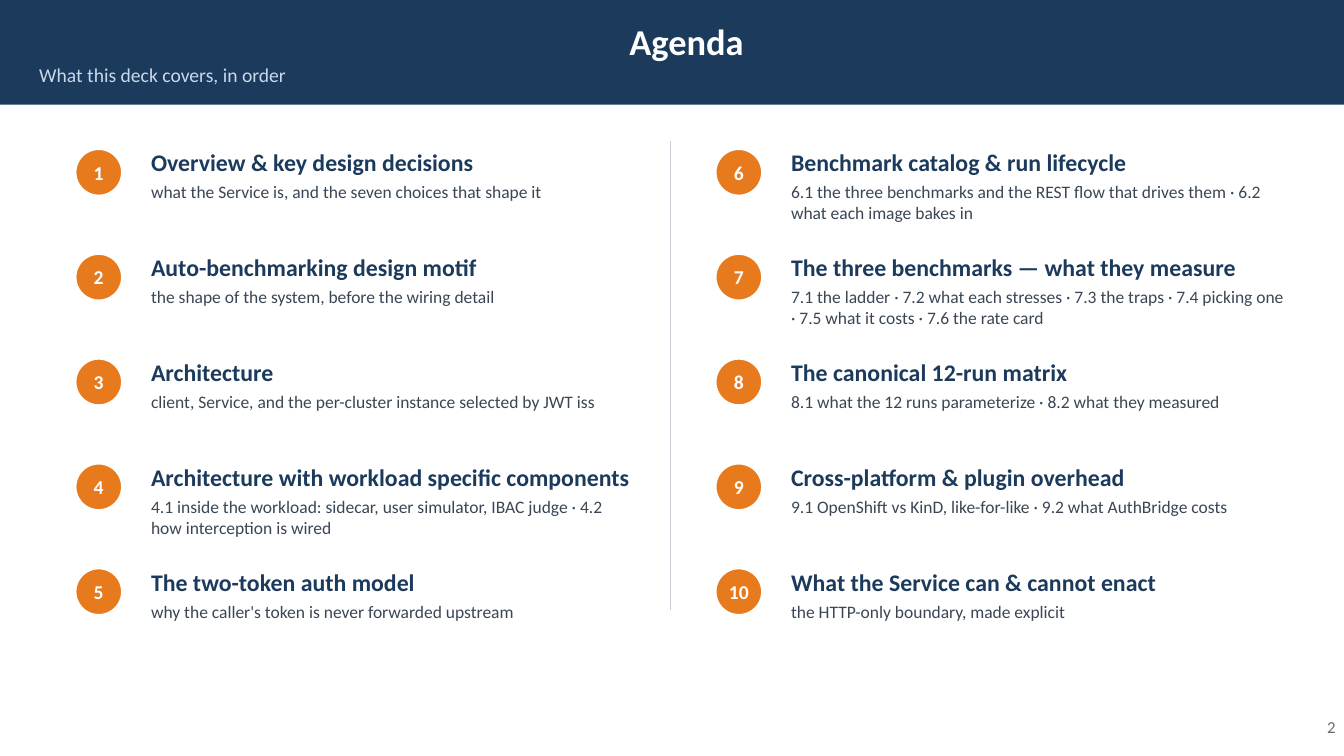
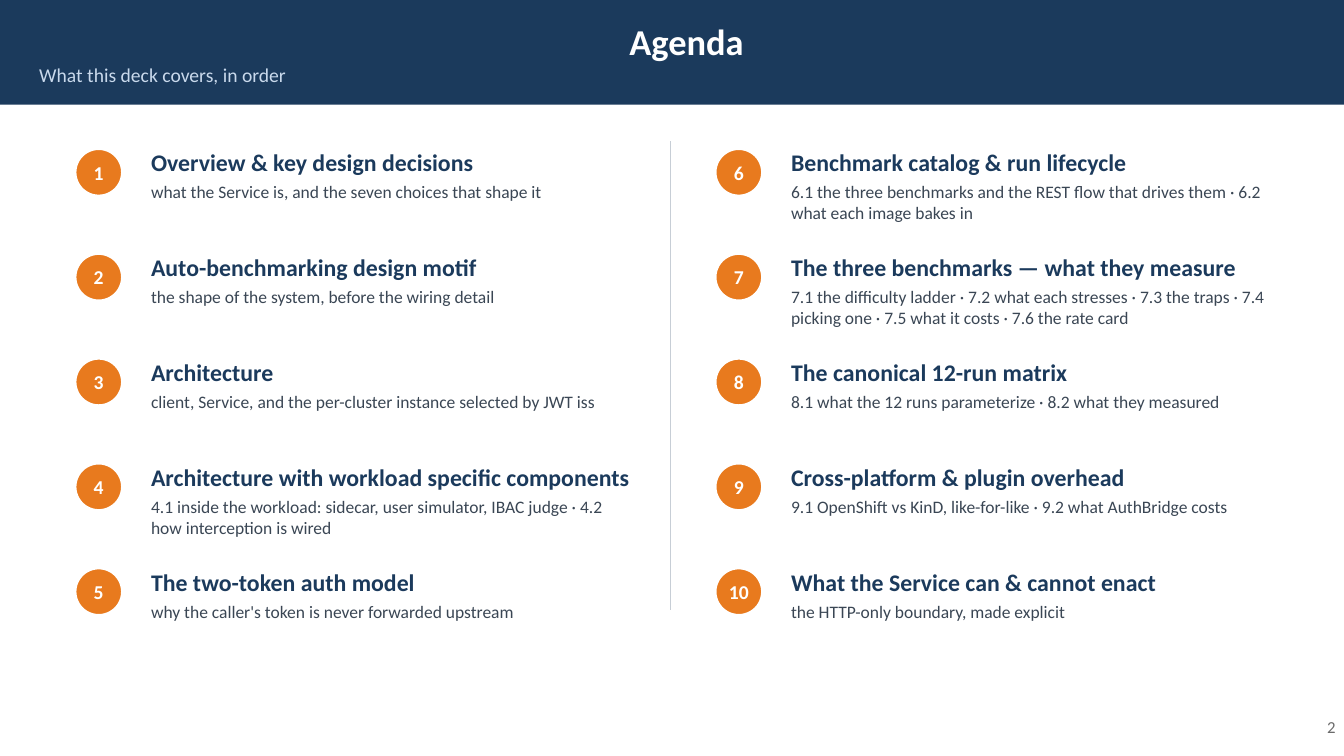
Before and after one commit to rossoctl/autobench, a slide deck: slide 2 of docs/AutoBench.pptx. Drawn at 1344x756 pixels with LibreOffice and Linux fonts; fonts in the diff are those of the drawing. Boxes give left, top, right and bottom in pixels: in the first picture for what was removed or moved away, otherwise in the second. Text is boxed around its words. In the diff, an @@ line names an element or a change of style, - is before the commit and + after.

```diff
--- a/docs/AutoBench.pptx
+++ b/docs/AutoBench.pptx
@@ text at (x1=791, y1=291, x2=1264, y2=327): text changed @@
-7.1 the ladder · 7.2 what each stresses · 7.3 the traps · 7.4 picking one · 7.5 what it costs · 7.6 the rate card
+7.1 the difficulty ladder · 7.2 what each stresses · 7.3 the traps · 7.4 picking one · 7.5 what it costs · 7.6 the rate card
```
Also in this commit, not shown: 1 other slide changed, 6 other files.
